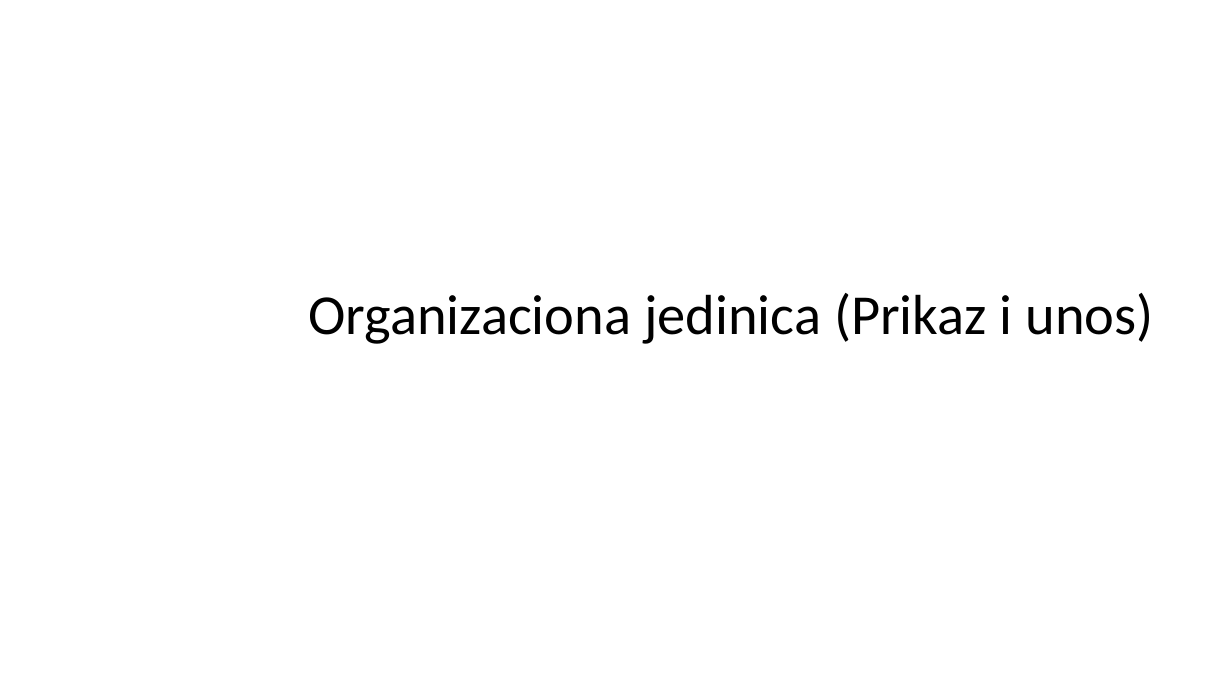
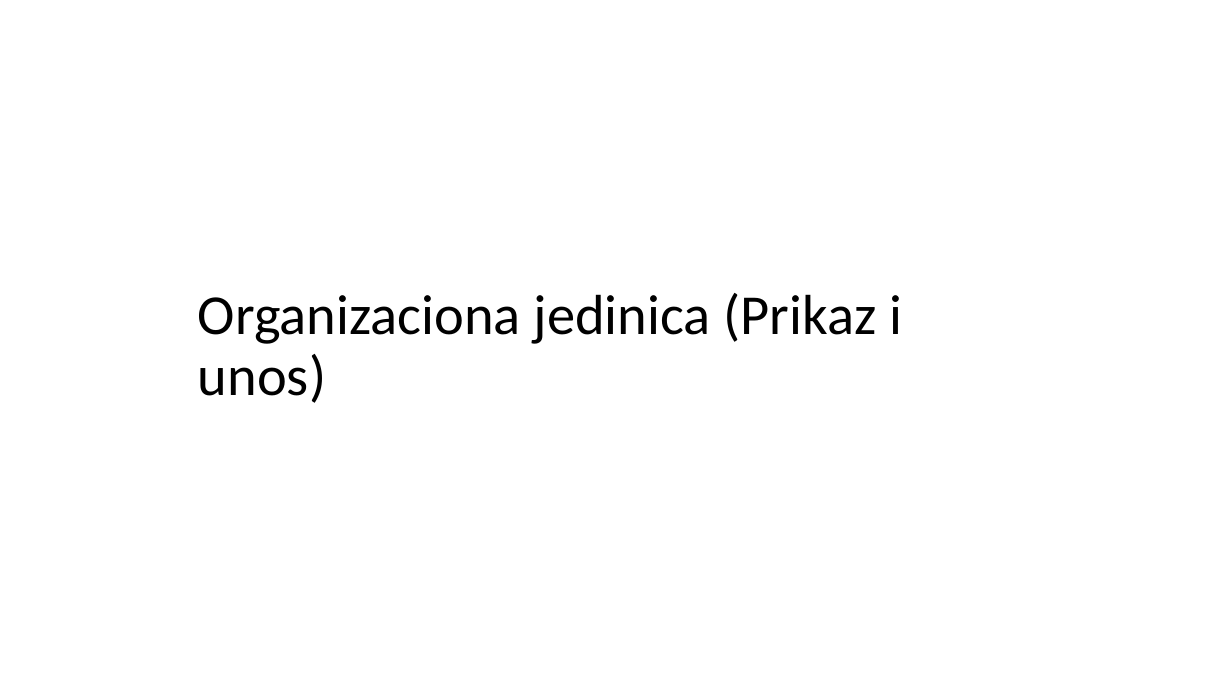
Before and after one commit to edin-3031/Projektna_Organizacija, a slide deck: slide 28 of Projektna organizacija.pptx. Drawn at 1232x693 pixels with LibreOffice and Linux fonts; fonts in the diff are those of the drawing. Boxes give left, top, right and bottom in pixels: in the first picture for what was removed or moved away, otherwise in the second. Text is boxed around its words. In the diff, an @@ line names an element or a change of style, - is before the commit and + after.

```diff
--- a/Projektna organizacija.pptx
+++ b/Projektna organizacija.pptx
@@ title "Organizaciona jedinica (Prikaz i unos)" rewrapped from [308,293,1153,344] to [198,293,902,403] @@
```
Also in this commit, not shown: 3 other slides changed, 18 other files.
